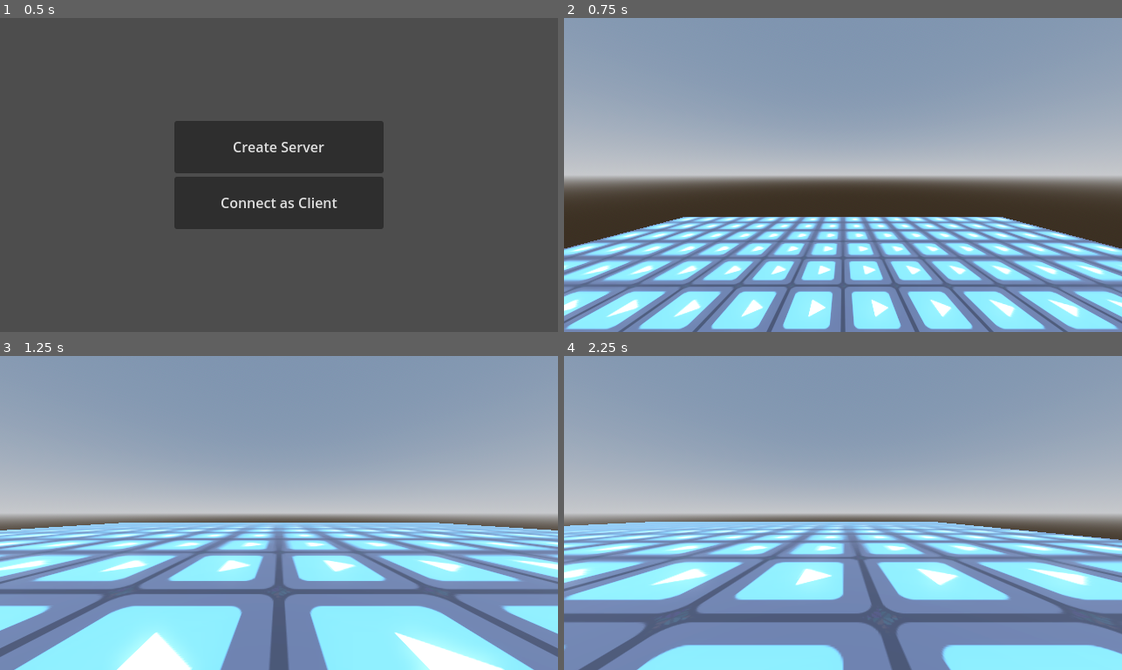
Above: before the commit, frames 1-4 (two rows, left to right).
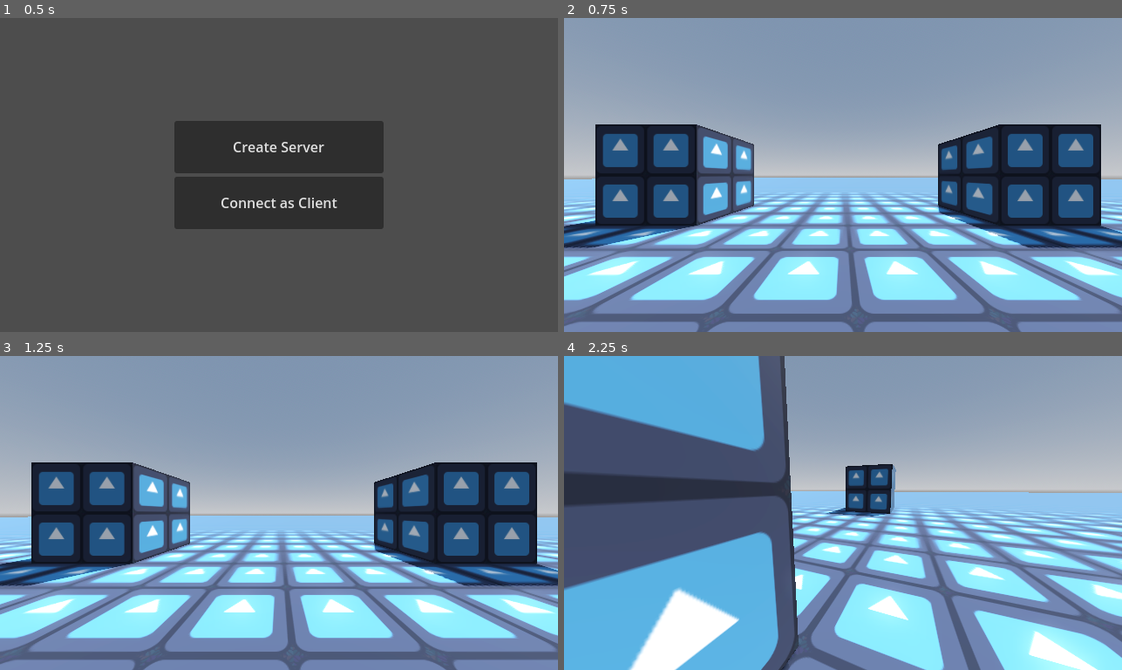
Above: after the commit, the same moments.

Repository: ic3bug/GSM
Game: Godot game, scene res://scenes/main.tscn
Same seed, same stepped clock (60 frames per second), same inputs: the game is played once before the commit and once after it. The engine's default icon, where the game draws it, is replaced by a stand-in: a white triangle on a blue panel in a dark square.
Inputs (mouse positions are in pixels of both pictures, inside the frame that each line leads up to):
- Up to frame 1 (0.5 s): no input
- Up to frame 2 (0.75 s): click "Create Server" at 0.5 s
- Up to frame 3 (1.25 s): no input
- Up to frame 4 (2.25 s): move the mouse to (965, 497) at 1.27 s; hold D (move_right) 1.28-2.03 s; tap Space (move_jump) at 1.52 s; move the mouse to (731, 528) at 2.02 s; hold S (move_backward) from 2.03 s (still down)

Frame 1 is identical in both runs. In frame 2, 49% of the frame differs, in the area x 0-100%, y 33-100%; in frame 3, 46%; in frame 4, 68%, in the area x 0-100%, y 0-100%.

Commit message:
Update
Couple of small changes

Diff:
--- a/project.godot
+++ b/project.godot
@@ -10,9 +10,9 @@
 
 [application]
 
-config/name="Simple Multiplayer"
+config/name="Godot Simple Multiplayer"
 run/main_scene="res://scenes/main.tscn"
-config/features=PackedStringArray("4.1", "Forward Plus")
+config/features=PackedStringArray("4.2", "Forward Plus")
 config/icon="res://icon.svg"
 
 [autoload]
--- a/scenes/game.gd
+++ b/scenes/game.gd
@@ -11,33 +11,32 @@
 var menu : Control = null
 var map : Node = null
 
-
 func _ready():
 	menu = preload("res://scenes/menu.tscn").instantiate()
 	main.add_child(menu)
 
-	# if multiplayer.is_server():
 	multiplayer.peer_connected.connect(spawn_player)
 	multiplayer.peer_disconnected.connect(remove_player)
 
 func load_map():
-	# Free old stuff.
+	# Free previously loaded maps and menus
 	if map != null:
 		map.queue_free()
 	if menu != null:
 		menu.queue_free()
 
-	# Spawn map.
+	# Spawn map
 	map = preload("res://scenes/map.tscn").instantiate()
 	main.add_child(map)
 
-	# if multiplayer.is_server():
+	# Spawn player
 	spawn_player(multiplayer.get_unique_id())
 
 func spawn_player(id: int):
 	var player = preload("res://scenes/player.tscn").instantiate()
 	player.peer_id = id
 	players.add_child(player, true)
+	player.global_transform.origin = Vector3.UP
 
 func remove_player(id: int):
 	if not players.has_node(str(id)):
--- a/scenes/map.tscn
+++ b/scenes/map.tscn
@@ -17,7 +17,8 @@
 
 [sub_resource type="StandardMaterial3D" id="StandardMaterial3D_if3v1"]
 albedo_texture = ExtResource("1_newfd")
-uv1_scale = Vector3(16, 16, 16)
+uv1_scale = Vector3(0.5, 0.5, 0.5)
+uv1_triplanar = true
 
 [node name="Map" type="Node"]
 
@@ -25,16 +26,40 @@
 environment = SubResource("Environment_evxj3")
 
 [node name="DirectionalLight3D" type="DirectionalLight3D" parent="."]
-transform = Transform3D(-0.866025, -0.433013, 0.25, 0, 0.5, 0.866025, -0.5, 0.75, -0.433013, 0, 6, 0)
+transform = Transform3D(-0.866025, -0.433013, 0.25, 0, 0.5, 0.866025, -0.5, 0.75, -0.433013, 0, 17, 0)
 shadow_enabled = true
 
+[node name="Camera3D" type="Camera3D" parent="."]
+transform = Transform3D(0.728371, 0.426109, -0.536569, 0, 0.783103, 0.621892, 0.685182, -0.452968, 0.57039, -24.8817, 28.1578, 28.82)
+current = true
+fov = 70.0
+
 [node name="Floor" type="CSGBox3D" parent="."]
-transform = Transform3D(1, 0, 0, 0, 1, 0, 0, 0, 1, 0, -40, 0)
+transform = Transform3D(1, 0, 0, 0, 1, 0, 0, 0, 1, 0, -0.5, 0)
 use_collision = true
-size = Vector3(64, 64, 64)
+size = Vector3(256, 2, 256)
 material = SubResource("StandardMaterial3D_if3v1")
 
-[node name="Camera3D" type="Camera3D" parent="."]
-transform = Transform3D(0.716302, -0.018266, 0.697551, 0, 0.999657, 0.0261769, -0.697791, -0.0187506, 0.716056, 28.9686, -4.031, 29.6568)
-current = true
-fov = 70.0
+[node name="Box" type="CSGBox3D" parent="."]
+transform = Transform3D(1, 0, 0, 0, 1, 0, 0, 0, 1, -8, 2.5, -8)
+use_collision = true
+size = Vector3(4, 4, 4)
+material = SubResource("StandardMaterial3D_if3v1")
+
+[node name="Box2" type="CSGBox3D" parent="."]
+transform = Transform3D(1, 0, 0, 0, 1, 0, 0, 0, 1, -8, 2.5, 9)
+use_collision = true
+size = Vector3(4, 4, 4)
+material = SubResource("StandardMaterial3D_if3v1")
+
+[node name="Box3" type="CSGBox3D" parent="."]
+transform = Transform3D(1, 0, 0, 0, 1, 0, 0, 0, 1, 8, 2.5, -8)
+use_collision = true
+size = Vector3(4, 4, 4)
+material = SubResource("StandardMaterial3D_if3v1")
+
+[node name="Box4" type="CSGBox3D" parent="."]
+transform = Transform3D(1, 0, 0, 0, 1, 0, 0, 0, 1, 8, 2.5, 8)
+use_collision = true
+size = Vector3(4, 4, 4)
+material = SubResource("StandardMaterial3D_if3v1")
--- a/scenes/player.gd
+++ b/scenes/player.gd
@@ -1,10 +1,14 @@
 extends CharacterBody3D
 
+# Movement constants
 const GRAVITY = 30.0
 const SPEED = 15.0
 const JUMP_VELOCITY = 10.0
 
-# Peer id.
+# Mouse
+@export var mouse_sensitivity : float = 3.0
+
+# Peer identification
 @export var peer_id : int :
 	set(value):
 		peer_id = value
@@ -13,29 +17,31 @@
 		set_multiplayer_authority(peer_id)
 
 func _ready():
-	# Set local camera.
+	# Capture the mouse on player spawn
+	Input.mouse_mode = Input.MOUSE_MODE_CAPTURED
+	# Set the camera as the current camera
 	$Camera3D.current = peer_id == multiplayer.get_unique_id()
-	# Set process functions for current player.
+	# Set process functions for current player
 	var is_local = is_multiplayer_authority()
 	set_process_input(is_local)
 	set_physics_process(is_local)
 	set_process(is_local)
 
 func _process(_delta):
-	# Handle mouse capture.
+	# Handle mouse capture
 	if Input.is_action_just_pressed("ui_cancel"):
 		Input.mouse_mode = Input.MOUSE_MODE_CAPTURED if Input.mouse_mode == Input.MOUSE_MODE_VISIBLE else Input.MOUSE_MODE_VISIBLE
 
 func _physics_process(delta):
-	# Add the gravity.
+	# Add the gravity
 	if not is_on_floor():
 		velocity.y -= GRAVITY * delta
 
-	# Handle Jump.
+	# Handle Jump
 	if Input.is_action_just_pressed("move_jump") and is_on_floor():
 		velocity.y = JUMP_VELOCITY
 
-	# Get the input direction and handle the movement/deceleration.
+	# Get the input direction and handle the movement
 	var input_dir = Input.get_vector("move_left", "move_right", "move_forward", "move_backward")
 	var direction = (transform.basis * Vector3(input_dir.x, 0, input_dir.y)).normalized()
 	if direction:
@@ -45,11 +51,15 @@
 		velocity.x = move_toward(velocity.x, 0, SPEED)
 		velocity.z = move_toward(velocity.z, 0, SPEED)
 
+	# Godot's movement and collision detection function
 	move_and_slide()
 
 func _input(event):
+	# If mouse is visible do nothing
 	if Input.mouse_mode == Input.MOUSE_MODE_VISIBLE:
 		return
-	# Handle body rotation.
+	# Handle body rotation
 	if event is InputEventMouseMotion:
-		rotation.y += event.relative.x * -0.001
+		rotation.y -= event.relative.x * 0.001 * mouse_sensitivity
+		$Camera3D.rotation.x -= event.relative.y * 0.001 * mouse_sensitivity
+		$Camera3D.rotation.x = clamp($Camera3D.rotation.x, -1.5, 1.5)
--- a/scenes/player.tscn
+++ b/scenes/player.tscn
@@ -15,16 +15,13 @@
 [sub_resource type="SceneReplicationConfig" id="SceneReplicationConfig_i4osf"]
 properties/0/path = NodePath(".:peer_id")
 properties/0/spawn = true
-properties/0/sync = false
-properties/0/watch = false
+properties/0/replication_mode = 0
 properties/1/path = NodePath(".:position")
 properties/1/spawn = true
-properties/1/sync = true
-properties/1/watch = false
+properties/1/replication_mode = 1
 properties/2/path = NodePath(".:rotation")
 properties/2/spawn = true
-properties/2/sync = true
-properties/2/watch = false
+properties/2/replication_mode = 1
 
 [node name="Player" type="CharacterBody3D"]
 collision_layer = 2
Not shown, changed: LICENSE
